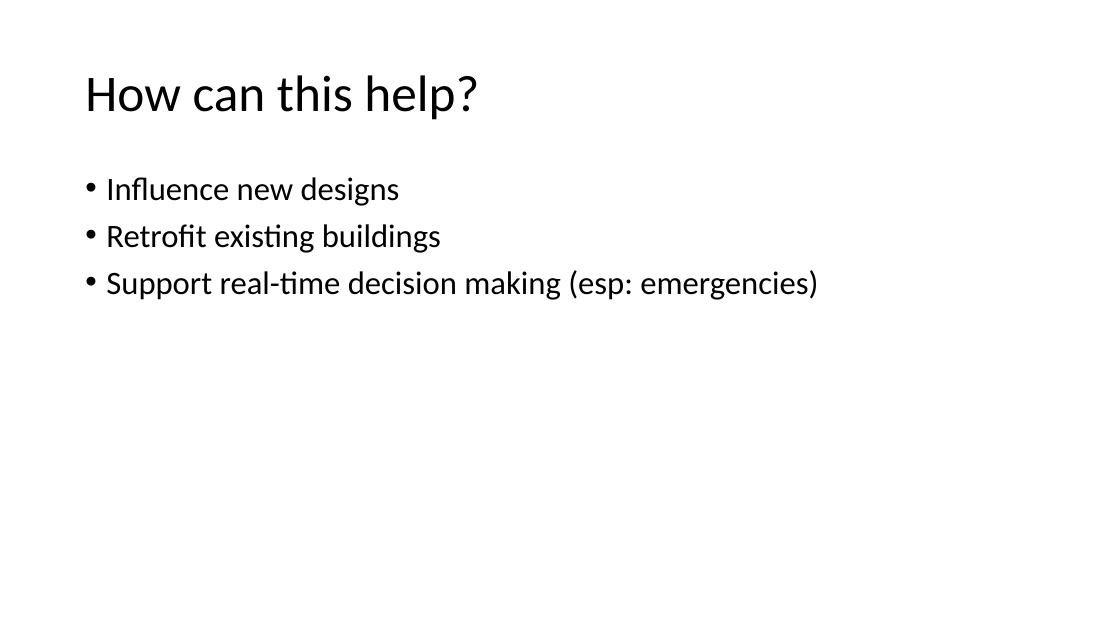
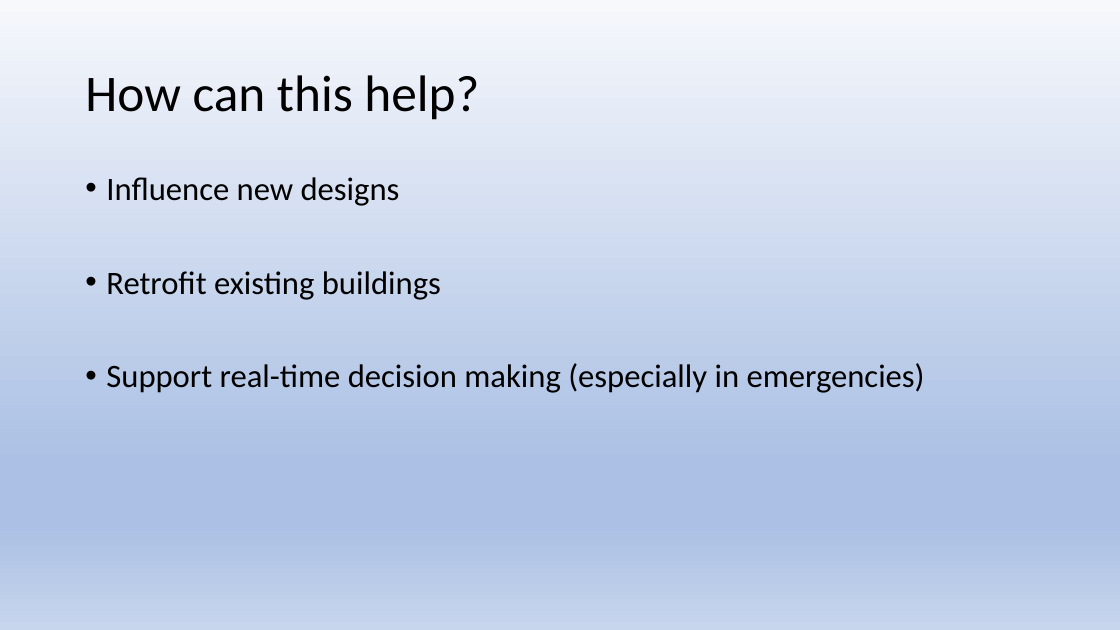
Before and after one commit to AlastairShipman1/HydraulicModel, a slide deck: slide 20 of Documents/Lecture outlines/Lecture 1/Lecture 1.pptx (slide 19 before the commit). Drawn at 1120x630 pixels with LibreOffice and Linux fonts; fonts in the diff are those of the drawing. Boxes give left, top, right and bottom in pixels: in the first picture for what was removed or moved away, otherwise in the second. Text is boxed around its words. In the diff, an @@ line names an element or a change of style, - is before the commit and + after.

```diff
--- a/Documents/Lecture outlines/Lecture 1/Lecture 1.pptx
+++ b/Documents/Lecture outlines/Lecture 1/Lecture 1.pptx
@@ background #FFFFFF to gradient #F6F8FC to #ABC0E4 to #C7D5ED @@
@@ text at (106, 363, 925, 393): text changed @@
-• Support real-time decision making (esp: emergencies)
+• Support real-time decision making (especially in emergencies)
```
Also in this commit, not shown: 22 other slides changed, 1 slide added, 12 other files.
